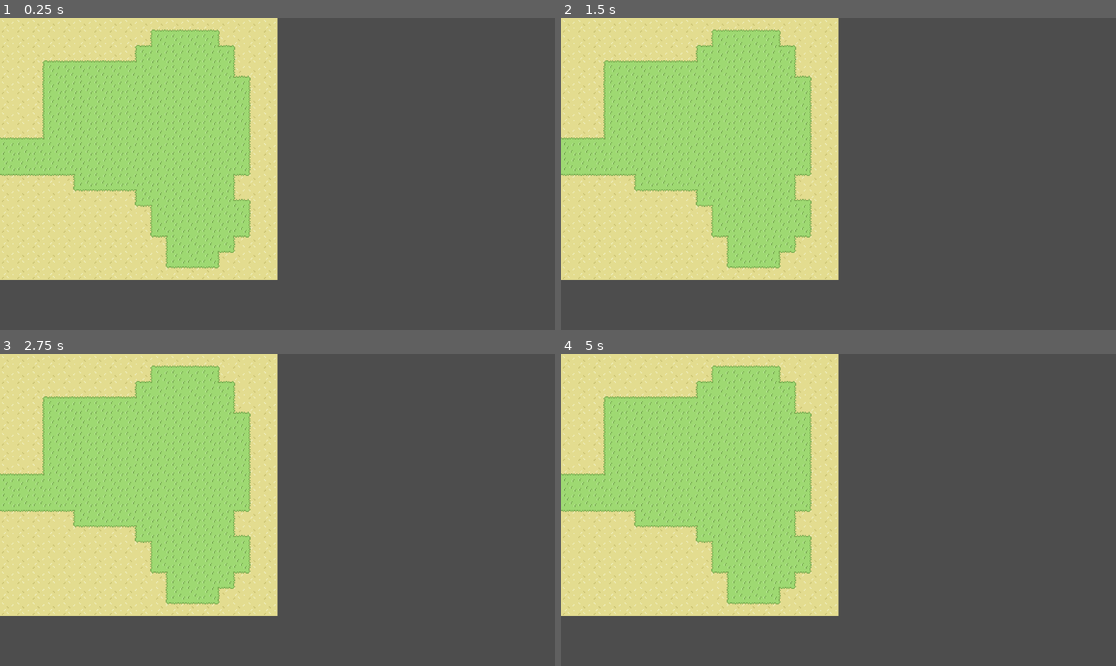
Above: before the commit, frames 1-4 (two rows, left to right).
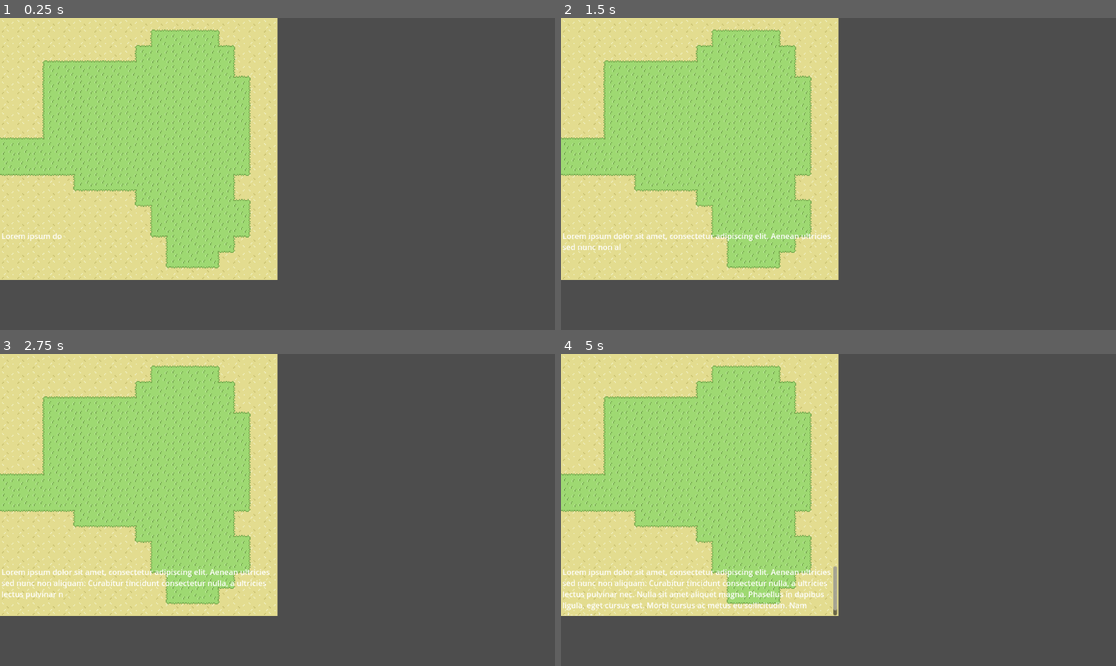
Above: after the commit, the same moments.

Repository: minimar/survivalgamething
Game: Godot game, scene res://Scenes/overworld.tscn
The game is run twice, just before and just after one commit, with the same random seed, the same clock (stepped at 60 frames per second) and the same inputs. Before the commit the project has no main scene; this scene is started directly in both runs.
Inputs:
- Up to frame 1 (0.25 s): no input
- Up to frame 2 (1.5 s): tap Enter at 0.5 s; tap Space at 1.25 s
- Up to frame 3 (2.75 s): tap Enter at 2 s
- Up to frame 4 (5 s): tap Space at 2.75, 4.25 s; tap Enter at 3.5 s

The runs differ from the first frame. In frame 1, less than 0.1% of the frame differs, in the area x 0-12%, y 69-72%; in frame 2, 0.5%; in frame 3, 0.9%; in frame 4, 1.7%, in the area x 0-50%, y 68-84%.

Commit message:
Basic Dialogue System

Diff:
--- a/Scenes/overworld.tscn
+++ b/Scenes/overworld.tscn
@@ -1,6 +1,7 @@
-[gd_scene load_steps=4 format=3 uid="uid://pdvg5i74c58p"]
+[gd_scene load_steps=5 format=3 uid="uid://pdvg5i74c58p"]
 
 [ext_resource type="Texture2D" uid="uid://dlk503n14kgo1" path="res://Assets/Sprites/worldSpriteSheet.png" id="1_elug6"]
+[ext_resource type="Script" path="res://Scripts/dialogue.gd" id="2_oh2wu"]
 
 [sub_resource type="TileSetAtlasSource" id="TileSetAtlasSource_jw1s1"]
 texture = ExtResource("1_elug6")
@@ -29,3 +30,14 @@
 tile_set = SubResource("TileSet_uf38w")
 format = 2
 layer_0/tile_data = PackedInt32Array(196611, 65536, 14, 262147, 65536, 14, 327683, 65536, 14, 393219, 65536, 14, 393220 …(5849 unchanged characters)…
+
+[node name="UI" type="CanvasLayer" parent="."]
+
+[node name="Dialogue Handler" type="Node" parent="UI"]
+script = ExtResource("2_oh2wu")
+
+[node name="Dialogue Box" type="RichTextLabel" parent="UI/Dialogue Handler"]
+offset_left = 3.0
+offset_top = 441.0
+offset_right = 573.0
+offset_bottom = 543.0
--- /dev/null
+++ b/Scripts/dialogue.gd
@@ -0,0 +1,18 @@
+extends Node
+@onready var dialogueBox = $"Dialogue Box"
+var dialogueText:String
+var dialoguePos:int
+# Called when the node enters the scene tree for the first time.
+func _ready(): # Replace with function body.
+	dialogueText = "Lorem ipsum dolor sit amet, consectetur adipiscing elit. Aenean ultricies sed nunc non aliquam. Curabitur tincidunt consectetur nulla, a ultricies lectus pulvinar nec. Nulla sit amet aliquet magna. Phasellus in dapibus ligula, eget cursus est. Morbi cursus ac metus eu sollicitudin. Nam placerat risus id lobortis gravida. Praesent vel malesuada dolor. Mauris eget nisi facilisis, tempus tellus quis, egestas lacus. Mauris in varius diam. Nullam ullamcorper elit quis urna consequat placerat. Ut nisi quam, posuere eu auctor at, hendrerit fermentum mi. Aenean fringilla, nunc vel suscipit porta, nunc velit interdum dolor, nec finibus est tellus non lacus."
+	dialoguePos = 0
+# Called every frame. 'delta' is the elapsed time since the previous frame.
+func _process(delta):
+	dialogueBox.text = writeText(dialogueText, dialoguePos)
+	dialoguePos += 1
+func dialogBox(ID):
+	pass
+
+func writeText(text,value):
+	text = text.left(value)
+	return text
--- a/project.godot
+++ b/project.godot
@@ -11,6 +11,7 @@
 [application]
 
 config/name="Survival Game Thing"
+run/main_scene="res://Scenes/overworld.tscn"
 config/features=PackedStringArray("4.2", "Forward Plus")
 config/icon="res://icon.svg"
 
Not shown, added: Assets/Sprites/playerTemp.png.import
